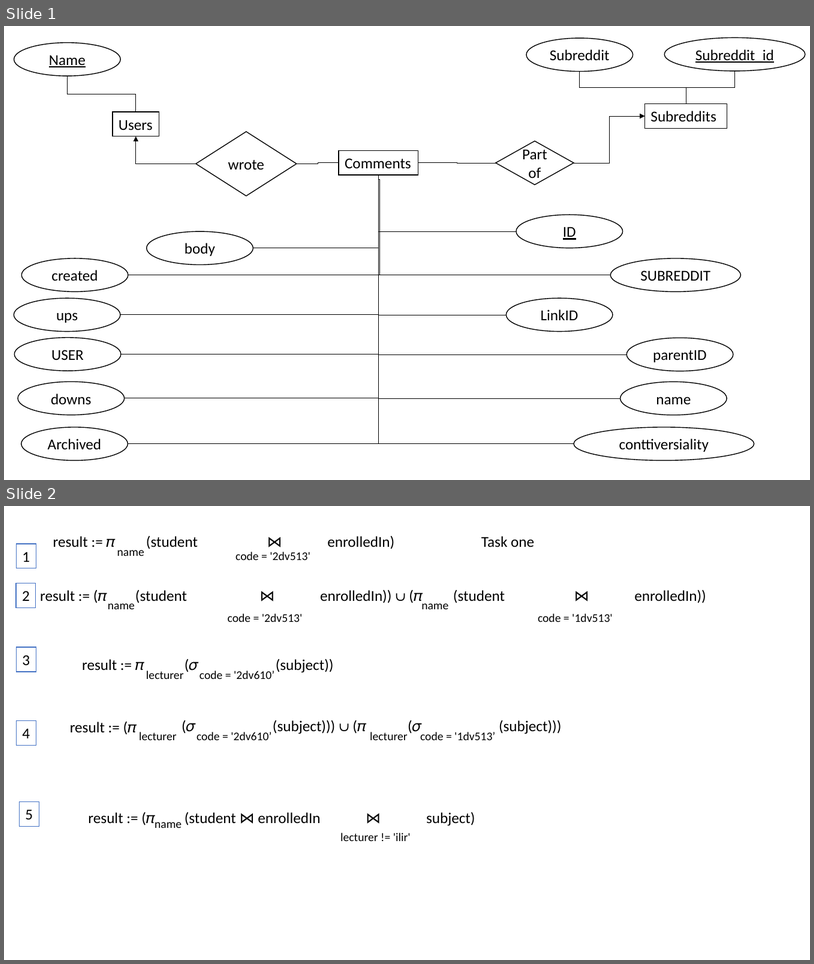
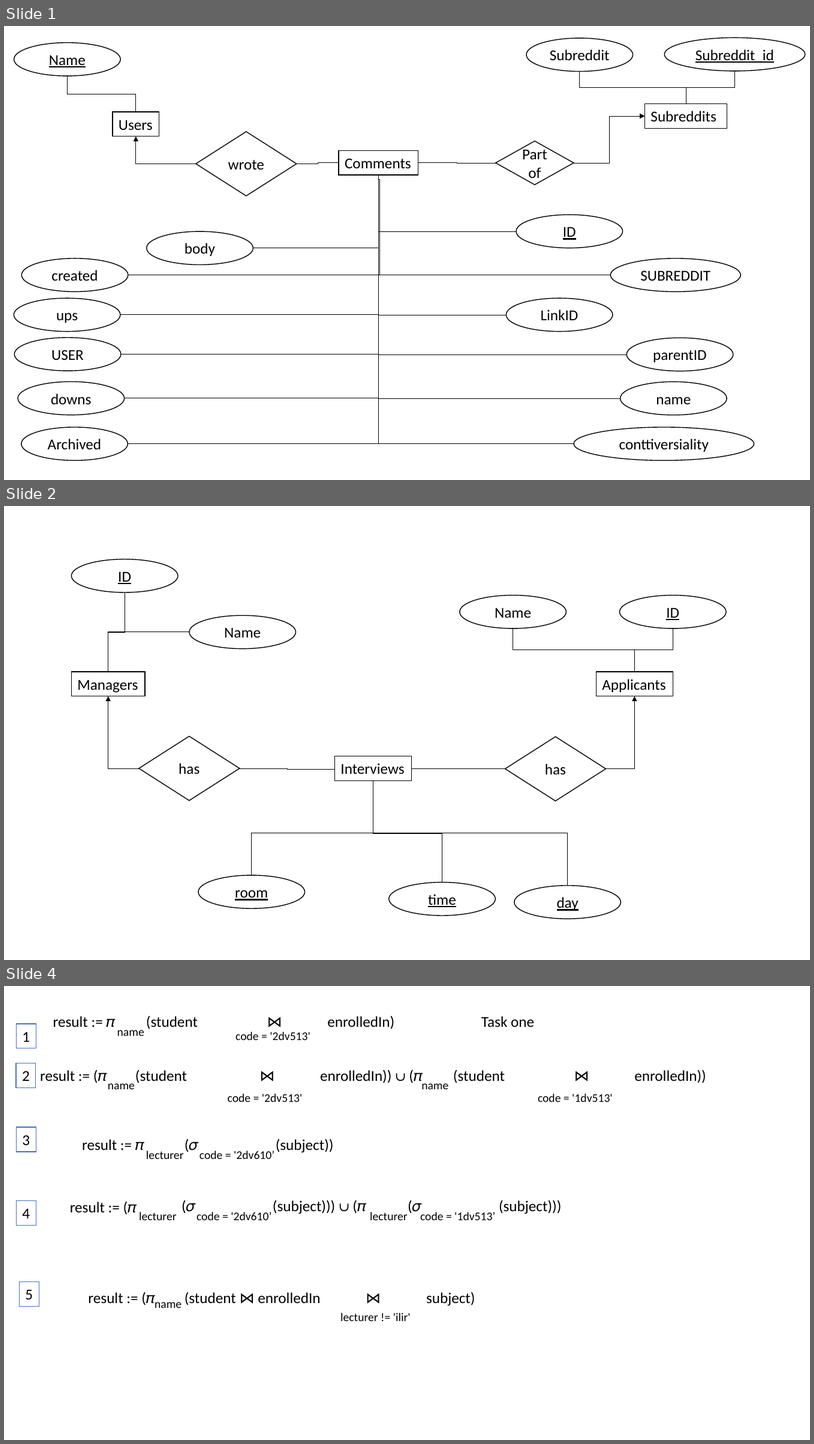
Before and after one commit to Darker97/Reddit-SQL-Databases, a slide deck: Text/ERM_Assign2.pptx. Shown one above the other, each under a label of ours: slides 1 and 2 before the commit, slides 1, 2 and 4 after it; the slides between them are not shown. The pictures are 814x964 and 814x1444 pixels, drawn with LibreOffice and Linux fonts; fonts in the diff are those of the drawing. Boxes give left, top, right and bottom in pixels: in the first picture for what was removed or moved away, otherwise in the second. Text is boxed around its words. In the diff, an @@ line names an element or a change of style, - is before the commit and + after.

```diff
--- a/Text/ERM_Assign2.pptx
+++ b/Text/ERM_Assign2.pptx
@@ slide 2 added at [4, 506, 810, 960], background #FFFFFF @@
@@ ellipse added at [71, 559, 177, 592], fill #FFFFFF, outline #000000 1 pt, 18 pt, text #000000, underline @@
+ID
@@ elbow line added from (108, 672) to (125, 592), #000000 0.5 pt @@
@@ ellipse added at [460, 595, 567, 628], fill #FFFFFF, outline #000000 1 pt, 18 pt, text #000000 @@
+Name
@@ ellipse added at [620, 595, 726, 628], fill #FFFFFF, outline #000000 1 pt, 18 pt, text #000000, underline @@
+ID
@@ ellipse added at [189, 615, 296, 649], fill #FFFFFF, outline #000000 1 pt, 18 pt, text #000000 @@
+Name
@@ elbow line added from (635, 672) to (513, 628), #000000 0.5 pt @@
@@ elbow line added from (635, 672) to (673, 628), #000000 0.5 pt @@
@@ elbow line added from (108, 672) to (189, 632), #000000 0.5 pt @@
@@ rectangle added at [71, 672, 145, 696], fill #FFFFFF, outline #000000 1 pt, 18 pt, text #000000 @@
+Managers
@@ rectangle added at [597, 672, 674, 696], fill #FFFFFF, outline #000000 1 pt, 18 pt, text #000000 @@
+Applicants
@@ elbow arrow added from (139, 768) to (108, 696), #000000 0.5 pt @@
@@ elbow arrow added from (606, 769) to (635, 696), #000000 0.5 pt @@
@@ diamond added at [139, 736, 240, 800], fill #FFFFFF, outline #000000 1 pt, 18 pt, text #000000 @@
+has
@@ diamond added at [506, 736, 606, 801], fill #FFFFFF, outline #000000 1 pt, 18 pt, text #000000 @@
+has
@@ rectangle added at [335, 756, 412, 780], fill #FFFFFF, outline #000000 1 pt, 18 pt, text #000000 @@
+Interviews
@@ elbow line added from (335, 769) to (240, 768), #000000 0.5 pt @@
@@ elbow line added from (412, 768) to (506, 769), #000000 0.5 pt @@
@@ elbow line added from (374, 781) to (251, 875), #000000 0.5 pt @@
@@ elbow line added from (374, 781) to (443, 882), #000000 0.5 pt @@
@@ elbow line added from (374, 781) to (568, 885), #000000 0.5 pt @@
@@ ellipse added at [198, 875, 305, 908], fill #FFFFFF, outline #000000 1 pt, 18 pt, text #000000, underline @@
+room
@@ ellipse added at [389, 882, 496, 916], fill #FFFFFF, outline #000000 1 pt, 18 pt, text #000000, underline @@
+time
@@ ellipse added at [515, 885, 621, 919], fill #FFFFFF, outline #000000 1 pt, 18 pt, text #000000, underline @@
+day
@@ what was slide 2 is now slide 4 @@
```
Also in this commit, not shown: 1 other slide added, 3 other files.
